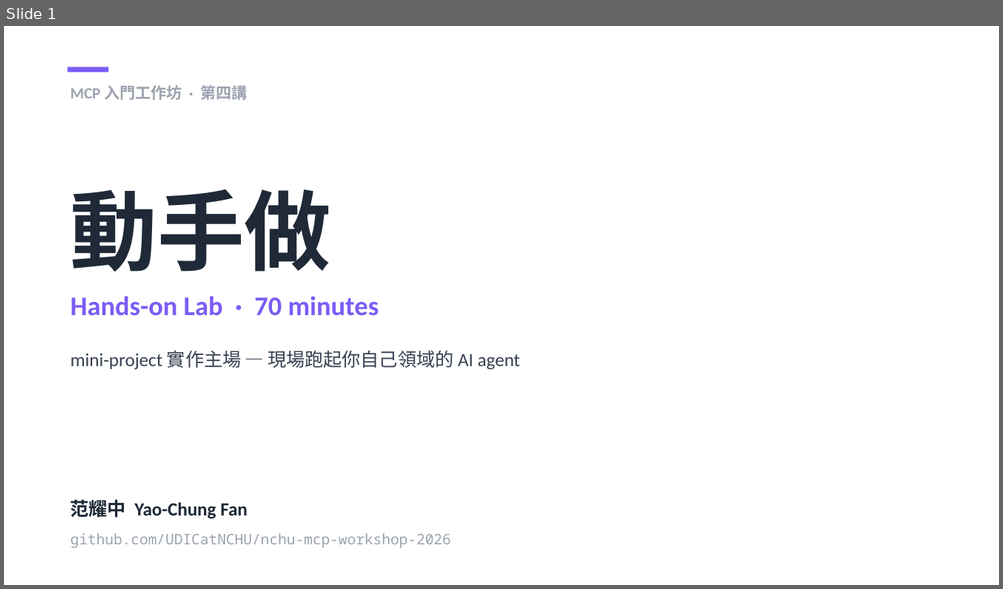
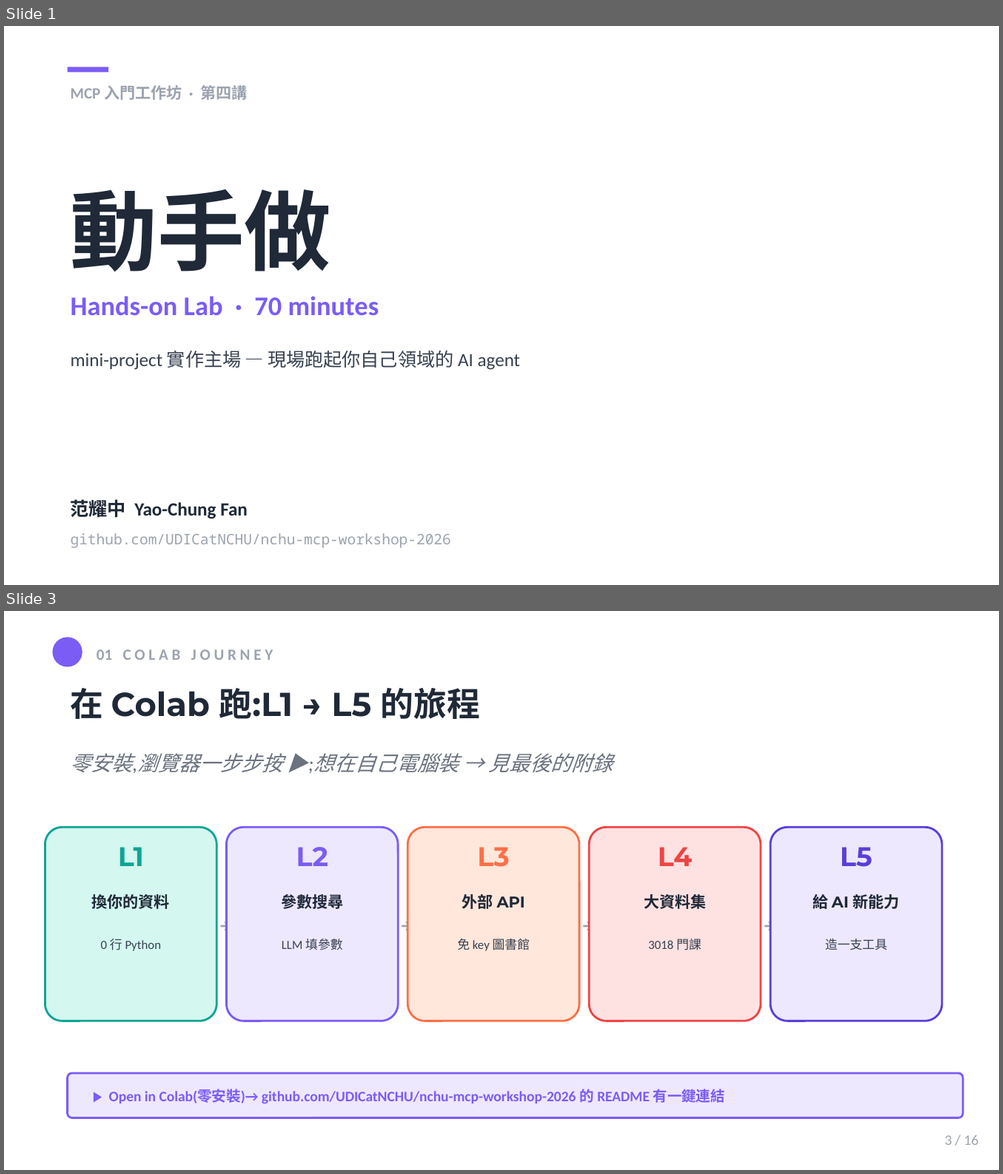
Before and after one commit to mjib007/nchu-mcp-workshop-2026, a slide deck: slides/04-hands-on-lab.pptx. Shown one above the other, each under a label of ours: slide 1 before the commit, slides 1 and 3 after it; the slides between them are not shown. The pictures are 1003x589 and 1003x1174 pixels, drawn with LibreOffice and Linux fonts; fonts in the diff are those of the drawing. Boxes give left, top, right and bottom in pixels: in the first picture for what was removed or moved away, otherwise in the second. Text is boxed around its words. In the diff, an @@ line names an element or a change of style, - is before the commit and + after.

Commit message:
refactor(seg4-slides): Colab-first 重構 (提案 C) — 13→16 張
把 hands-on 投影片從「本機 setup 為主」翻轉成「Colab 旅程為主」,
對齊學員實際操作(Colab)的順序:

主線(1-12):
- 新增 s3「Colab 旅程地圖」L1→L5 五卡當脊椎
- 新增 s10「看得見的 loop」對應 Colab 印 server log tool_use 軌跡
- preview 改 L1→L4 成 L1→L5(加 L5 造工具卡)
- 新增 s12「L5 能力缺口收尾」before/after,收回 Segment 1 開場問題
- schedule 第 1 行 ./setup.sh → 學員開 Colab

附錄(13-16):本機 setup/啟動/救援/本地模型 4 張移到最後,
metadata 標「附錄 A-D」,Colab 出狀況才用(保留全部細節,未合併)

註:藍圖提「附錄壓成 2 張」,實作保留 4 張附錄以免合併時 cramming,
全部細節保留;要再精簡可另議。

```diff
--- a/slides/04-hands-on-lab.pptx
+++ b/slides/04-hands-on-lab.pptx
@@ slide 3 added at box(4, 611, 999, 1170), background #FFFFFF @@
@@ rectangle added at box(4, 611, 999, 1170), fill #FFFFFF @@
@@ ellipse added at box(53, 637, 82, 667), fill #7B5CF5 @@
@@ text added at box(96, 649, 273, 660), 11.2 pt, text #9CA3AF, bold @@
+01 C O L A B J O U R N E Y
@@ text added at box(71, 688, 480, 719), 24 pt, text #1F2937, bold @@
+在 Colab 跑:L1 → L5 的旅程
@@ text added at box(71, 753, 613, 773), 15 pt, text #6B7280, italic @@
+零安裝,瀏覽器一步步按 ▶;想在自己電腦裝 → 見最後的附錄
@@ rounded rectangle added at box(45, 827, 216, 1021), fill #D4F7F0, outline #0EA594 1.5 pt @@
@@ text added at box(217, 827, 233, 1021), 13.5 pt, text #9CA3AF, bold @@
+→
@@ rounded rectangle added at box(226, 827, 397, 1021), fill #EEE8FF, outline #7B5CF5 1.5 pt @@
@@ text added at box(398, 827, 415, 1021), 13.5 pt, text #9CA3AF, bold @@
+→
@@ rounded rectangle added at box(408, 827, 579, 1021), fill #FFE7DB, outline #FB7048 1.5 pt @@
@@ text added at box(579, 827, 596, 1021), 13.5 pt, text #9CA3AF, bold @@
+→
@@ rounded rectangle added at box(589, 827, 760, 1021), fill #FEE2E2, outline #EF4444 1.5 pt @@
@@ text added at box(760, 827, 777, 1021), 13.5 pt, text #9CA3AF, bold @@
+→
@@ rounded rectangle added at box(770, 827, 941, 1021), fill #EEE8FF, outline #5B3ED9 1.5 pt @@
@@ text added at box(118, 847, 144, 866), 19.5 pt, text #0EA594, bold @@
+L1
@@ text added at box(296, 847, 328, 866), 19.5 pt, text #7B5CF5, bold @@
+L2
@@ text added at box(477, 847, 509, 867), 19.5 pt, text #FB7048, bold @@
+L3
@@ text added at box(657, 847, 692, 866), 19.5 pt, text #EF4444, bold @@
+L4
@@ text added at box(839, 847, 872, 867), 19.5 pt, text #5B3ED9, bold @@
+L5
@@ text added at box(92, 894, 170, 909), 11.2 pt, text #1F2937, bold @@
+換你的資料
@@ text added at box(281, 894, 343, 909), 11.2 pt, text #1F2937, bold @@
+參數搜尋
@@ text added at box(462, 894, 525, 909), 11.2 pt, text #1F2937, bold @@
+外部 API
@@ text added at box(643, 894, 706, 909), 11.2 pt, text #1F2937, bold @@
+大資料集
@@ text added at box(812, 894, 899, 909), 11.2 pt, text #1F2937, bold @@
+給 AI 新能力
@@ text added at box(101, 939, 162, 951), 9 pt, text #374151 @@
+0 行 Python
@@ text added at box(282, 939, 342, 951), 9 pt, text #374151 @@
+LLM 填參數
@@ text added at box(457, 939, 529, 951), 9 pt, text #374151 @@
+免 key 圖書館
@@ text added at box(648, 939, 701, 951), 9 pt, text #374151 @@
+3018 門課
@@ text added at box(825, 939, 887, 950), 9 pt, text #374151 @@
+造一支工具
@@ rounded rectangle added at box(68, 1073, 963, 1118), fill #EEE8FF, outline #7B5CF5 1.5 pt @@
@@ text added at box(109, 1089, 725, 1105), 10.5 pt, text #7B5CF5, bold @@
+▶ Open in Colab(零安裝)→ github.com/UDICatNCHU/nchu-mcp-workshop-2026 的 README 有一鍵連結
@@ text added at box(945, 1136, 979, 1145), 10.5 pt, text #9CA3AF @@
+3 / 16
```
Also in this commit, not shown: 12 slides changed, 2 other slides added, 1 other file.
